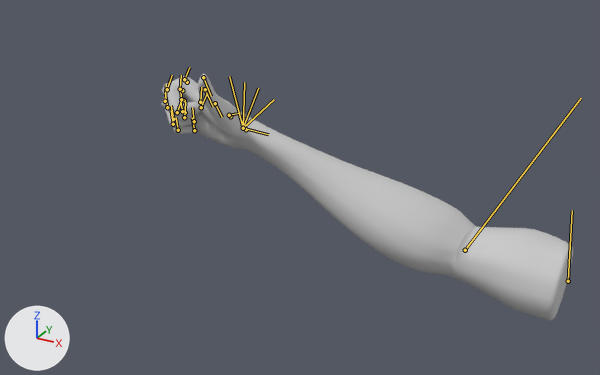
Two versions of the FBX model Assets/_Project_Specific_Folder/Art/3D/Models/PlayerHands/Gestures/player_Hand@gesture03.fbx, one commit apart.
One viewpoint serves both versions: a 50 mm lens placed at (6.47, -6.69, 3.34), pointed at (2.84, -0.1, 0.05). Lighting does not change. The marker at lower left points along +X, +Y and +Z. Both versions are drawn at frame 8 of the action 'Take 001'; the numbers are the values there. The bones that bend it are drawn over the model as lines.

In view in the first picture: 'player_Hand'.
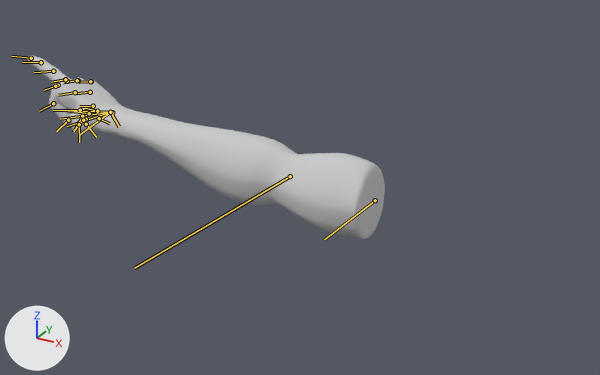
Location of each change, (x1, y1, x2, y2) in pixels of the pictures (600 x 375 px):
'player_Hand', posed (13% narrower, 25% shorter)
    before: (161, 74, 573, 321)
    after: (28, 55, 385, 239)
bone 'Hand_Bone01', root to tip
    before: (568, 281) to (572, 210)
    after: (375, 200) to (324, 239)
bone 'Hand_Bone00', root to tip
    before: (465, 250) to (581, 98)
    after: (290, 176) to (134, 268)
bone 'Hand_Bone02', root to tip
    before: (246, 129) to (246, 128)
    after: (112, 112) to (110, 113)
bone 'Hand_Bone03', root to tip
    before: (243, 128) to (229, 76)
    after: (110, 112) to (53, 110)
bone 'Hand_Bone04', root to tip
    before: (185, 112) to (184, 110)
    after: (91, 81) to (88, 82)
bone 'Hand_Bone05', root to tip
    before: (182, 111) to (180, 101)
    after: (90, 81) to (79, 82)
bone 'Hand_Bone06', root to tip
    before: (173, 119) to (171, 105)
    after: (90, 92) to (75, 93)
bone 'Hand_Bone07', root to tip
    before: (178, 130) to (176, 117)
    after: (93, 106) to (79, 106)
bone 'Hand_Bone09', root to tip
    before: (243, 128) to (244, 82)
    after: (110, 112) to (60, 119)
bone 'Hand_Bone10', root to tip
    before: (184, 100) to (184, 98)
    after: (78, 80) to (76, 80)
bone 'Hand_Bone11', root to tip
    before: (181, 99) to (180, 87)
    after: (77, 80) to (63, 82)
bone 'Hand_Bone12', root to tip
    before: (167, 107) to (165, 93)
    after: (75, 92) to (58, 95)
bone 'Hand_Bone13', root to tip
    before: (173, 124) to (171, 110)
    after: (80, 110) to (65, 110)
bone 'Hand_Bone15', root to tip
    before: (243, 128) to (258, 88)
    after: (110, 112) to (67, 126)
bone 'Hand_Bone16', root to tip
    before: (182, 90) to (183, 88)
    after: (67, 81) to (65, 81)
bone 'Hand_Bone17', root to tip
    before: (180, 89) to (181, 75)
    after: (65, 79) to (51, 82)
bone 'Hand_Bone18', root to tip
    before: (165, 101) to (166, 84)
    after: (53, 71) to (34, 72)
bone 'Hand_Bone19', root to tip
    before: (184, 117) to (185, 102)
    after: (41, 62) to (22, 62)
bone 'Hand_Bone20', root to tip
    before: (200, 102) to (201, 87)
    after: (31, 58) to (11, 56)
bone 'Hand_Bone21', root to tip
    before: (243, 128) to (274, 99)
    after: (110, 112) to (80, 134)
bone 'Hand_Bone22', root to tip
    before: (187, 82) to (188, 80)
    after: (58, 85) to (56, 85)
bone 'Hand_Bone23', root to tip
    before: (184, 79) to (189, 67)
    after: (55, 86) to (44, 90)
bone 'Hand_Bone24', root to tip
    before: (167, 89) to (172, 75)
    after: (53, 103) to (39, 111)
bone 'Hand_Bone25', root to tip
    before: (177, 112) to (182, 99)
    after: (68, 120) to (56, 131)
bone 'Hand_Bone27', root to tip
    before: (243, 128) to (268, 134)
    after: (110, 112) to (119, 126)
bone 'Hand_Bone28', root to tip
    before: (230, 116) to (233, 117)
    after: (86, 119) to (86, 120)
bone 'Hand_Bone29', root to tip
    before: (229, 115) to (240, 113)
    after: (83, 120) to (73, 131)
bone 'Hand_Bone30', root to tip
    before: (215, 103) to (222, 117)
    after: (79, 124) to (79, 142)
bone 'Hand_Bone31', root to tip
    before: (205, 89) to (213, 107)
    after: (86, 124) to (96, 137)

The change in detail:
Bone 'Hand_Bone01' (bone_hand_bone01) moves from (-185.0, -9.6, -28.3) to (0.0, 0.0, 0.0).
Bone 'Hand_Bone01' (bone_hand_bone01) turns from (64, 0, 0) to (0, 0, 0) degrees about its own x, y and z.
Bone 'Hand_Bone00' (bone_hand_bone00) turns from (0, 0, 22) to (2, -6, -1) degrees about its own x, y and z.
Bone 'Hand_Bone02' (bone_hand_bone02) turns from (0, 0, 0) to (2, 3, -3) degrees about its own x, y and z.
Bone 'Hand_Bone03' (bone_hand_bone03) turns from (0, 0, 2) to (8, -17, -3) degrees about its own x, y and z.
Bone 'Hand_Bone04' (bone_hand_bone04) turns from (0, 0, 0) to (-13, 35, -12) degrees about its own x, y and z.
Bone 'Hand_Bone05' (bone_hand_bone05) turns from (0, 54, 0) to (-2, 37, -8) degrees about its own x, y and z.
Bone 'Hand_Bone06' (bone_hand_bone06) turns from (0, 54, 0) to (-3, 38, -3) degrees about its own x, y and z.
Bone 'Hand_Bone07' (bone_hand_bone07) turns from (-3, 54, 0) to (-10, 37, -4) degrees about its own x, y and z.
Bone 'Hand_Bone09' (bone_hand_bone09) turns from (0, 0, 0) to (3, -19, -3) degrees about its own x, y and z.
Bone 'Hand_Bone10' (bone_hand_bone10) turns from (0, 0, 0) to (-4, 39, -6) degrees about its own x, y and z.
Bone 'Hand_Bone11' (bone_hand_bone11) turns from (0, 58, 0) to (-2, 39, -2) degrees about its own x, y and z.
Bone 'Hand_Bone12' (bone_hand_bone12) turns from (0, 58, 0) to (-2, 39, 1) degrees about its own x, y and z.
Bone 'Hand_Bone13' (bone_hand_bone13) turns from (0, 58, 0) to (-7, 39, -1) degrees about its own x, y and z.
Bone 'Hand_Bone15' (bone_hand_bone15) turns from (0, 0, 0) to (-1, -19, -2) degrees about its own x, y and z.
Bone 'Hand_Bone16' (bone_hand_bone16) turns from (0, 0, 0) to (0, -6, -2) degrees about its own x, y and z.
Bone 'Hand_Bone17' (bone_hand_bone17) turns from (0, 77, 0) to (-1, 6, 3) degrees about its own x, y and z.
Bone 'Hand_Bone18' (bone_hand_bone18) turns from (0, 77, 0) to (3, -4, -6) degrees about its own x, y and z.
Bone 'Hand_Bone19' (bone_hand_bone19) turns from (0, 77, 0) to (4, -9, -5) degrees about its own x, y and z.
Bone 'Hand_Bone20' (bone_hand_bone20) turns from (0, 77, 0) to (3, -6, -6) degrees about its own x, y and z.
Bone 'Hand_Bone21' (bone_hand_bone21) turns from (0, 0, 0) to (-6, -18, -1) degrees about its own x, y and z.
Bone 'Hand_Bone22' (bone_hand_bone22) turns from (0, 0, 0) to (18, 45, 14) degrees about its own x, y and z.
Bone 'Hand_Bone23' (bone_hand_bone23) turns from (0, 66, 0) to (0, 49, -1) degrees about its own x, y and z.
Bone 'Hand_Bone24' (bone_hand_bone24) turns from (0, 66, 0) to (3, 48, -4) degrees about its own x, y and z.
Bone 'Hand_Bone25' (bone_hand_bone25) turns from (0, 66, 0) to (17, 46, 7) degrees about its own x, y and z.
Bone 'Hand_Bone27' (bone_hand_bone27) turns from (0, 0, 0) to (-14, -9, -8) degrees about its own x, y and z.
Bone 'Hand_Bone28' (bone_hand_bone28) turns from (0, -4, 0) to (10, 20, -18) degrees about its own x, y and z.
Bone 'Hand_Bone29' (bone_hand_bone29) turns from (0, -5, -2) to (-9, 24, -18) degrees about its own x, y and z.
Bone 'Hand_Bone30' (bone_hand_bone30) turns from (-36, 0, 26) to (-50, 21, -39) degrees about its own x, y and z.
Bone 'Hand_Bone31' (bone_hand_bone31) turns from (-6, -7, 7) to (-53, 33, -37) degrees about its own x, y and z.
